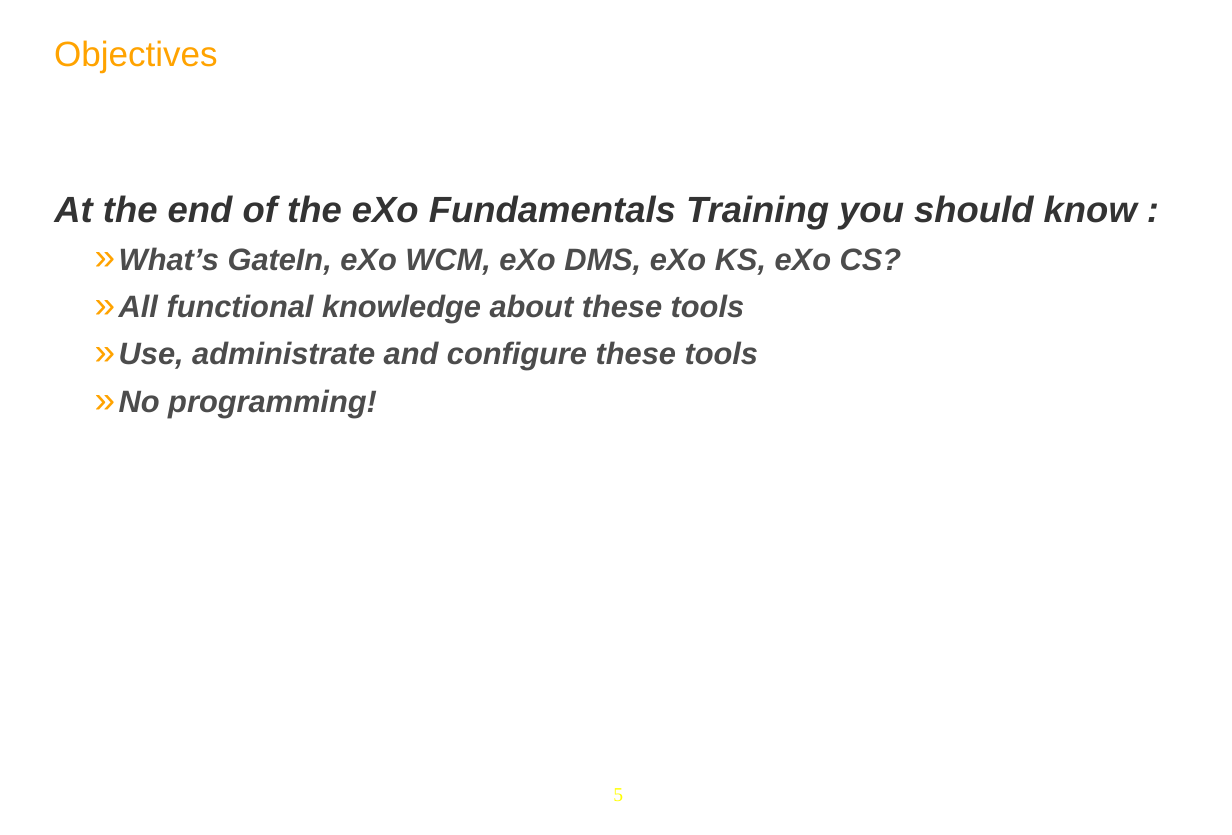
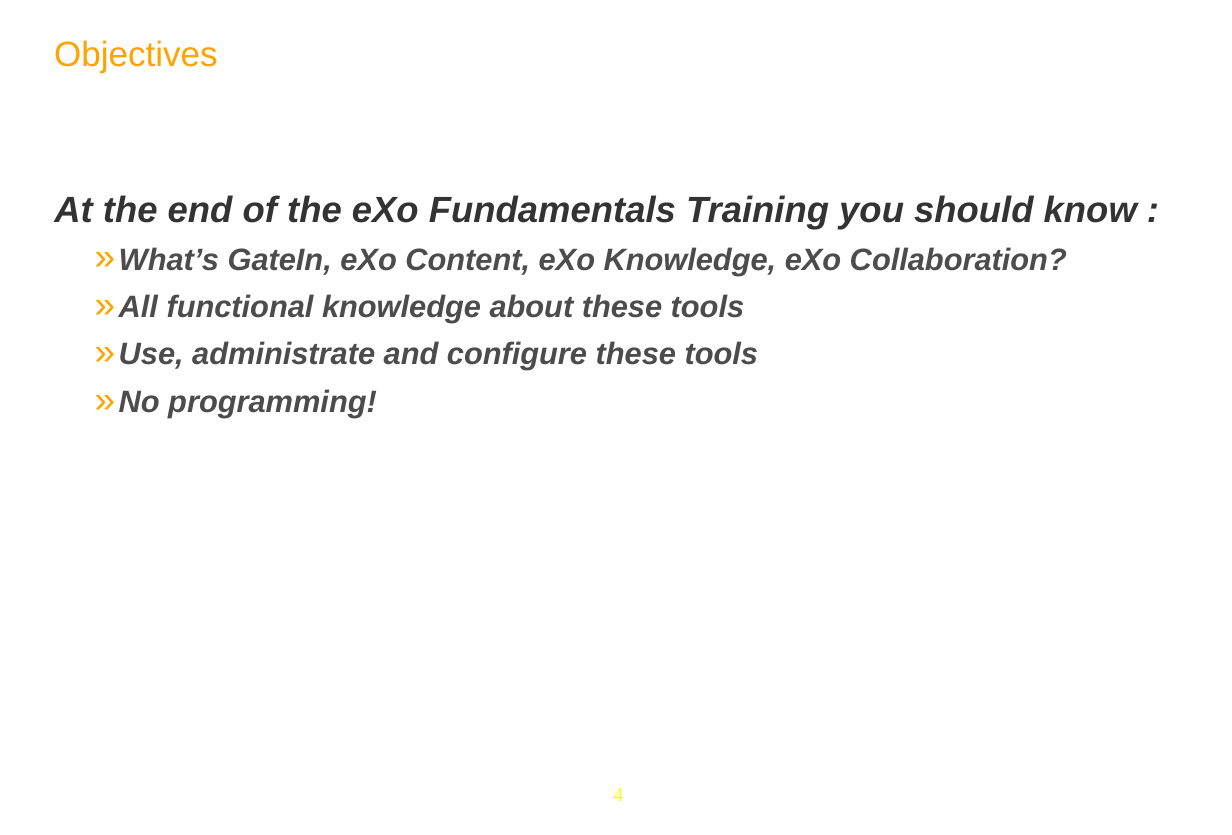
Before and after one commit to anhvurz90/training, a slide deck: slide 4 of slides/exo-fundamentals/en/010-General-Intro-XFund-en.pptx (slide 5 before the commit). Drawn at 1232x835 pixels with LibreOffice and Linux fonts; fonts in the diff are those of the drawing; background and template pictures are left out. Boxes give left, top, right and bottom in pixels: in the first picture for what was removed or moved away, otherwise in the second. Text is boxed around its words. In the diff, an @@ line names an element or a change of style, - is before the commit and + after.

```diff
--- a/slides/exo-fundamentals/en/010-General-Intro-XFund-en.pptx
+++ b/slides/exo-fundamentals/en/010-General-Intro-XFund-en.pptx
@@ text at [119, 247, 1067, 275]: text changed @@
-  » What’s GateIn, eXo WCM, eXo DMS, eXo KS, eXo CS?
+  » What’s GateIn, eXo Content, eXo Knowledge, eXo Collaboration?
@@ page number at [613, 788, 623, 801]: text changed @@
-5
+4
```
Also in this commit, not shown: 2 other slides changed, 1 slide removed, 1 other file.
